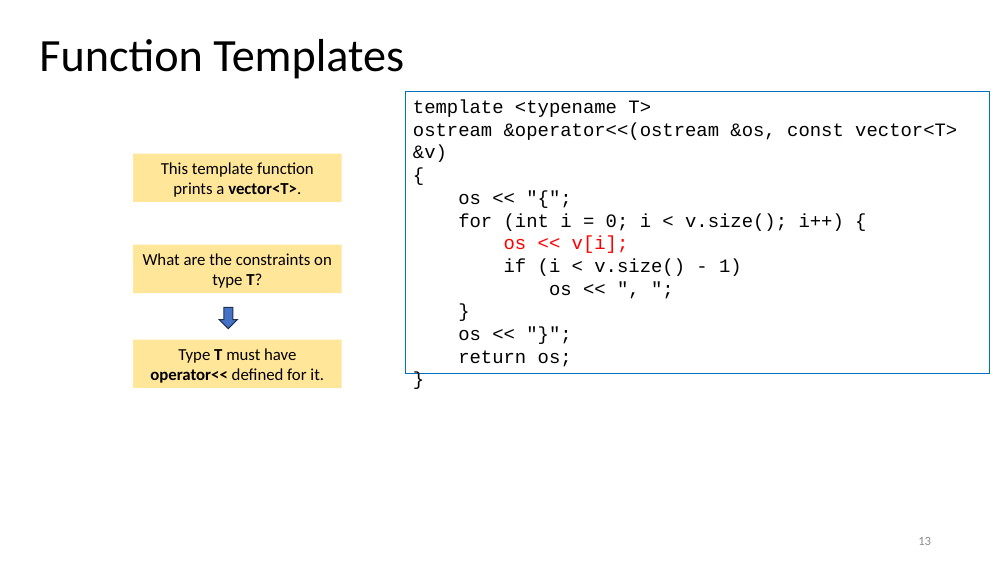
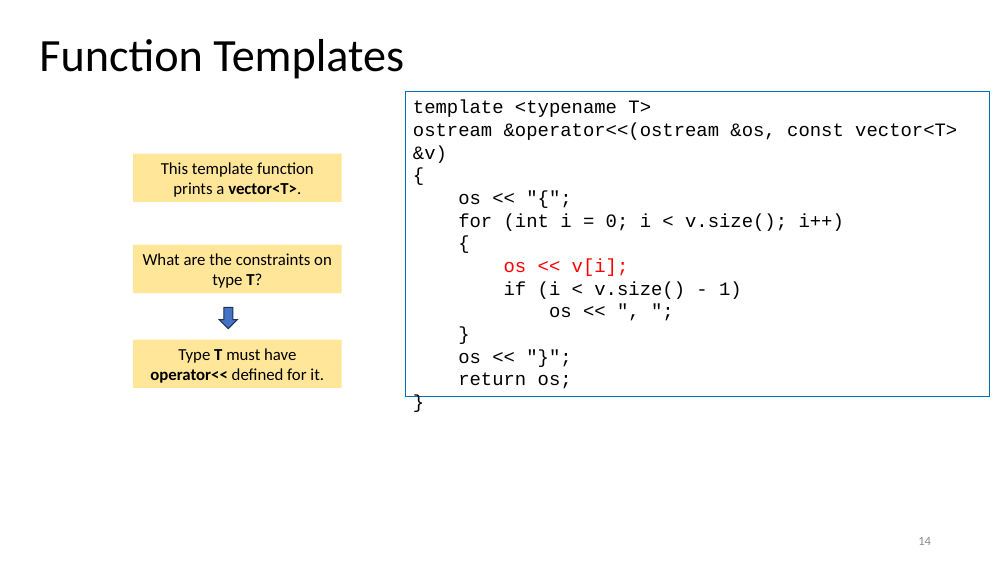
Before and after one commit to tjd1234/cmpt135spring2024, a slide deck: slide 14 of sample_code/week14/week14_cmpt135.pptx (slide 13 before the commit). Drawn at 1008x567 pixels with LibreOffice and Linux fonts; fonts in the diff are those of the drawing. Boxes give left, top, right and bottom in pixels: in the first picture for what was removed or moved away, otherwise in the second. Text is boxed around its words. In the diff, an @@ line names an element or a change of style, - is before the commit and + after.

```diff
--- a/sample_code/week14/week14_cmpt135.pptx
+++ b/sample_code/week14/week14_cmpt135.pptx
@@ rectangle "template <typename T> ostream &operator<<(ostream ..." resized from (x1=405, y1=91, x2=990, y2=374) to (x1=405, y1=91, x2=990, y2=396) @@
@@ page number at (x1=918, y1=537, x2=931, y2=545): text changed @@
-13
+14
```
Also in this commit, not shown: 8 other slides changed, 2 slides added, 2 other files.
